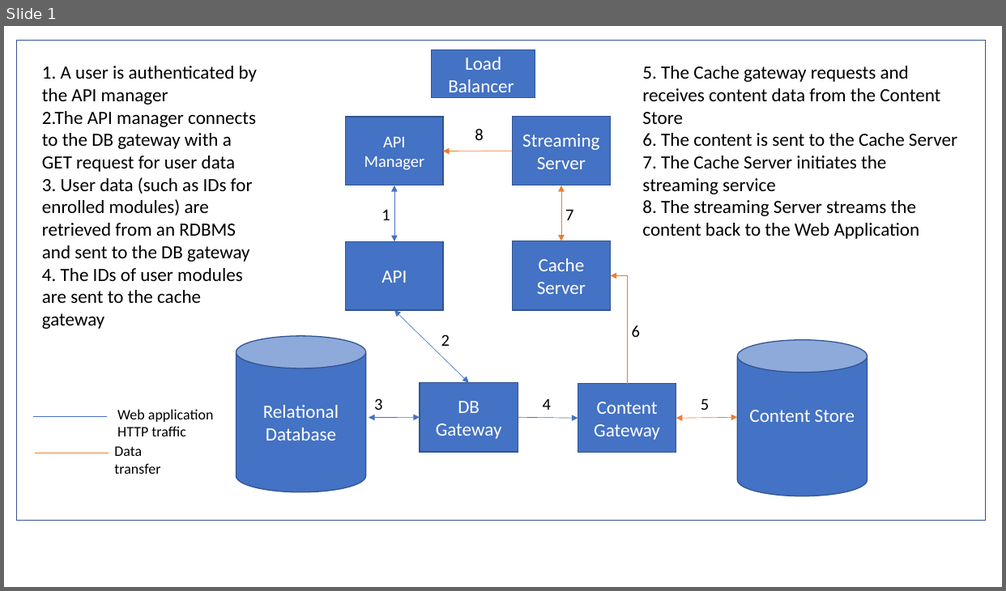
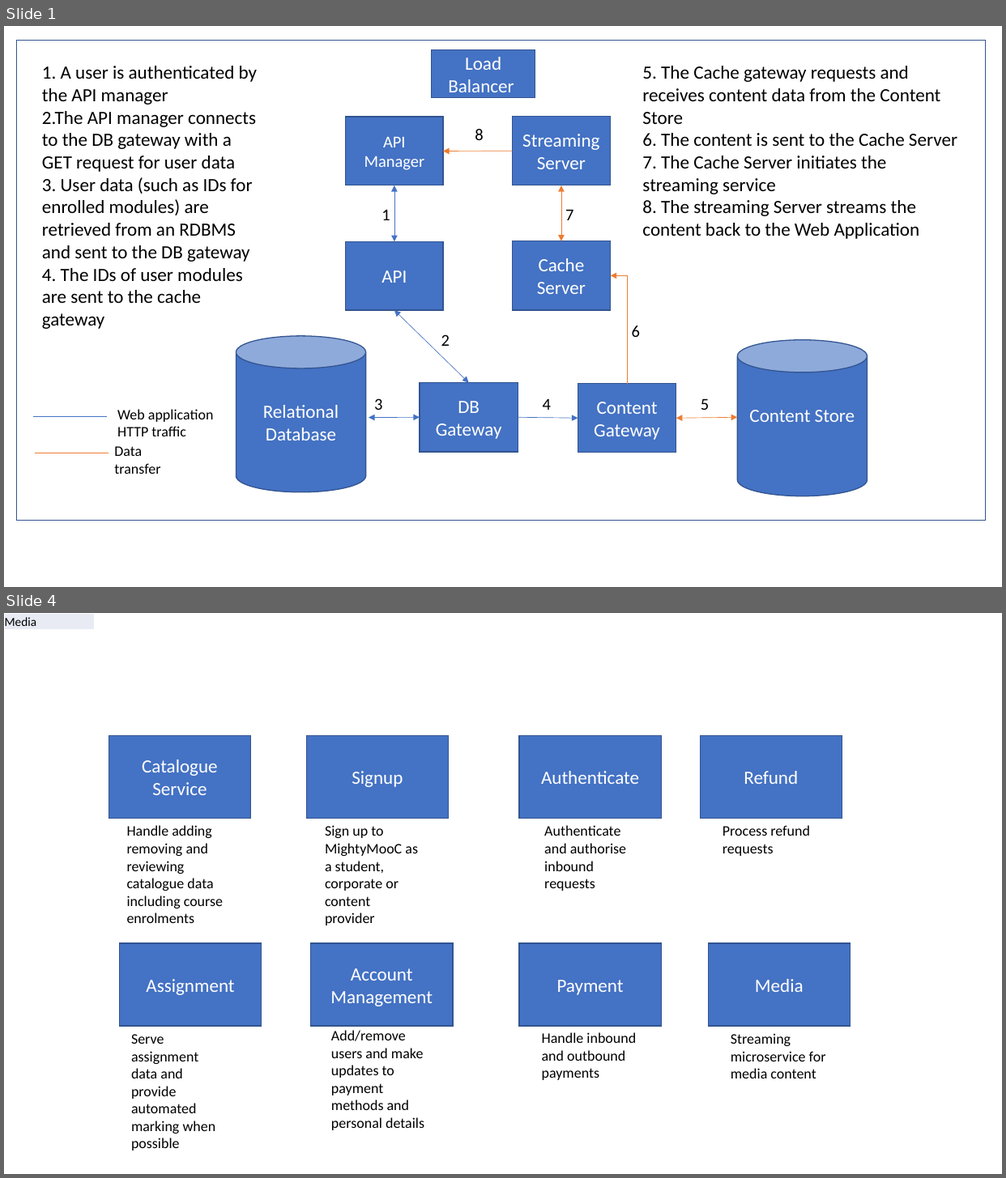
Before and after one commit to mdmjsh/soa, a slide deck: content/figs/fig_4_technology_architecture.pptx. Shown one above the other, each under a label of ours: slide 1 before the commit, slides 1 and 4 after it; the slides between them are not shown. The pictures are 1006x591 and 1006x1178 pixels, drawn with LibreOffice and Linux fonts; fonts in the diff are those of the drawing. Boxes give left, top, right and bottom in pixels: in the first picture for what was removed or moved away, otherwise in the second. Text is boxed around its words. In the diff, an @@ line names an element or a change of style, - is before the commit and + after.

```diff
--- a/content/figs/fig_4_technology_architecture.pptx
+++ b/content/figs/fig_4_technology_architecture.pptx
@@ slide 4 added at [4,613,1002,1174], background #FFFFFF @@
@@ table added at [4,613,95,629], 1 rows, 1 columns @@
+Media
@@ rectangle added at [108,736,251,818], fill #4472C4, outline #325491 1 pt, 18 pt, text #FFFFFF @@
+Catalogue
+Service
@@ rectangle added at [306,736,449,818], fill #4472C4, outline #325491 1 pt, 18 pt, text #FFFFFF @@
+Signup
@@ rectangle added at [519,736,661,818], fill #4472C4, outline #325491 1 pt, 18 pt, text #FFFFFF @@
+Authenticate
@@ rectangle added at [701,736,842,818], fill #4472C4, outline #325491 1 pt, 18 pt, text #FFFFFF @@
+Refund
@@ text added at [127,825,223,923], 14 pt, text #000000 @@
+Handle adding removing and reviewing catalogue data including course enrolments
@@ text added at [325,825,418,926], 14 pt, text #000000 @@
+Sign up to MightyMooC as a student, corporate or content provider
@@ text added at [544,825,626,891], 14 pt, text #000000 @@
+Authenticate and authorise inbound requests
@@ text added at [722,825,810,856], 14 pt, text #000000 @@
+Process refund requests
@@ rectangle added at [119,944,262,1026], fill #4472C4, outline #325491 1 pt, 18 pt, text #FFFFFF @@
+Assignment
@@ rectangle added at [311,944,454,1026], fill #4472C4, outline #325491 1 pt, 18 pt, text #FFFFFF @@
+Account Management
@@ rectangle added at [519,944,661,1026], fill #4472C4, outline #325491 1 pt, 18 pt, text #FFFFFF @@
+Payment
@@ rectangle added at [709,944,850,1026], fill #4472C4, outline #325491 1 pt, 18 pt, text #FFFFFF @@
+Media
@@ text added at [131,1034,216,1151], 14 pt, text #000000 @@
+Serve assignment data and provide automated marking when possible
@@ text added at [331,1030,424,1131], 14 pt, text #000000 @@
+Add/remove users and make updates to payment methods and personal details
@@ text added at [542,1033,636,1080], 14 pt, text #000000 @@
+Handle inbound and outbound payments
@@ text added at [731,1033,826,1079], 14 pt, text #000000 @@
+Streaming microservice for media content
```
Also in this commit, not shown: 3 other slides added, 5 other files.
